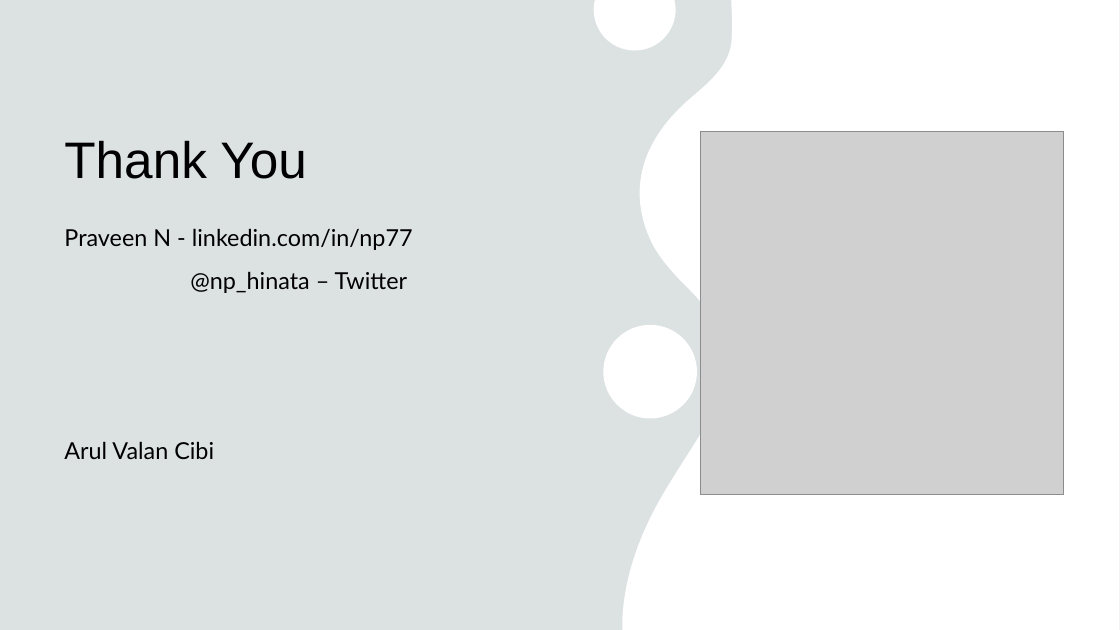
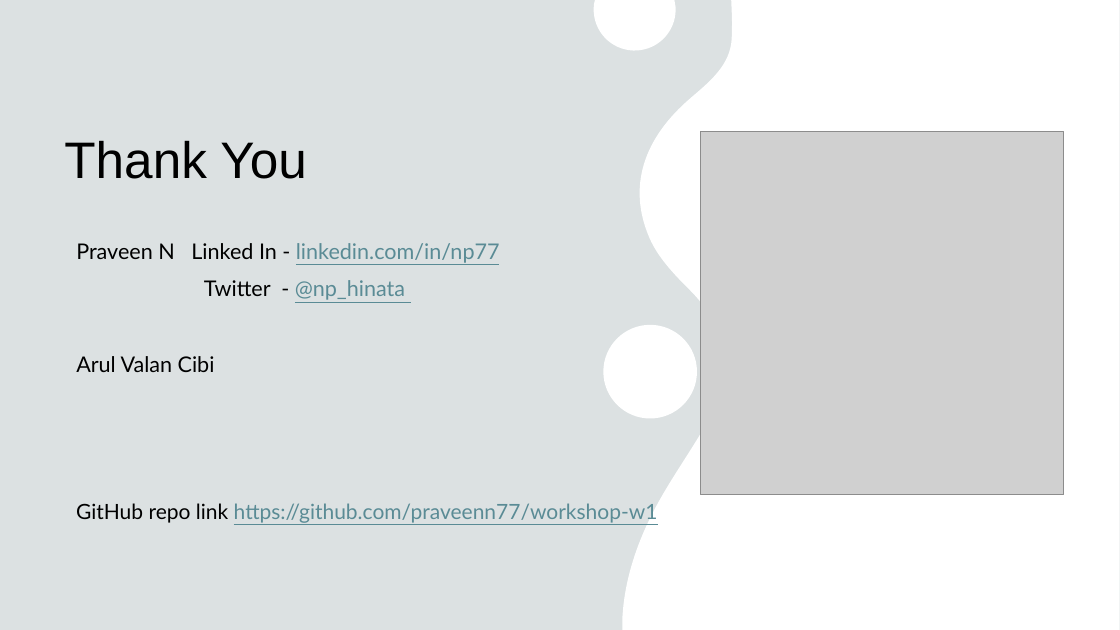
Before and after one commit to praveenn77/workshop-w1, a slide deck: slide 27 of Fullstack development workshop.pptx. Drawn at 1120x630 pixels with LibreOffice and Linux fonts; fonts in the diff are those of the drawing; grey boxes stand for pictures. Boxes give left, top, right and bottom in pixels: in the first picture for what was removed or moved away, otherwise in the second. Text is boxed around its words. In the diff, an @@ line names an element or a change of style, - is before the commit and + after.

Commit message:
ppt change

```diff
--- a/Fullstack development workshop.pptx
+++ b/Fullstack development workshop.pptx
@@ text "Praveen N Linked In - ...": place and size @@
-text "Praveen N Linked In - ..." at [64, 228, 413, 459]
+text "Praveen N Linked In - ..." at [76, 243, 500, 372]
@@ text at [76, 243, 500, 300]: text changed; size 20 to 18.5 pt; text colour #000000 to #5A8B95 @@
-Praveen N - linkedin.com/in/np77
-@np_hinata – Twitter
+Praveen N Linked In - linkedin.com/in/np77
+Twitter - @np_hinata
@@ text at [76, 356, 215, 372]: size 20 to 18.5 pt in "Arul Valan Cibi"; line spacing 1.1 to 1 @@
@@ text added at [76, 503, 658, 523], 18 pt, text #5A8B95, underline @@
+GitHub repo link https://github.com/praveenn77/workshop-w1
```
Also in this commit, not shown: 1 other slide changed, 1 other file.
